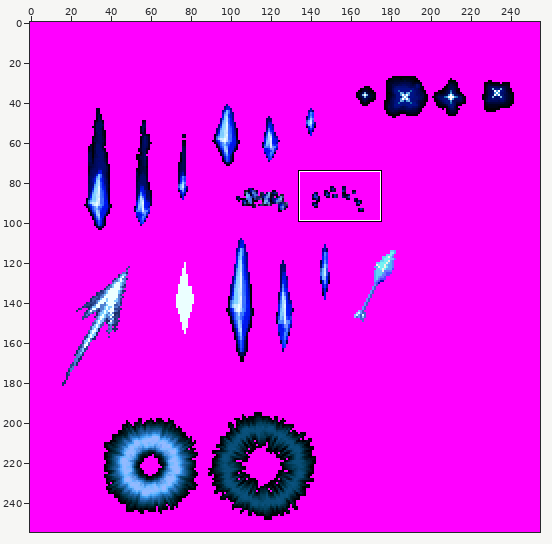
Edited in one commit: sprite sheet (Data/gfx/sprites/character/woman_s2.png). The picture above shows the old version from afar; the outline marks the close-up.
Close-up. Before the edit:
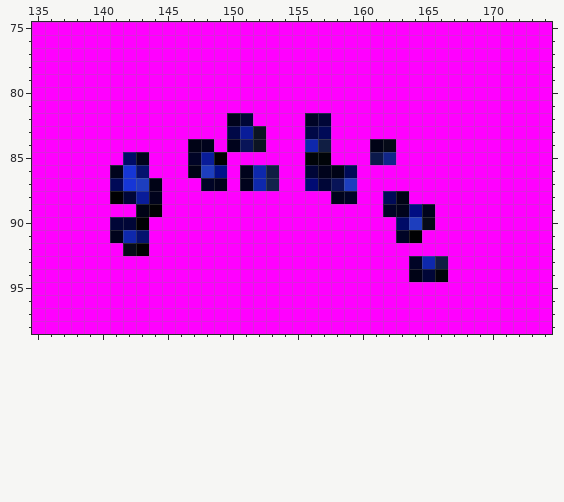
The file is 255x255 pixels. Colours within 5 levels of each other are drawn and written as one. Shown: x 135..174, y 75..98. The commit also changed other parts of the picture, which this record leaves out.
Now the later version:
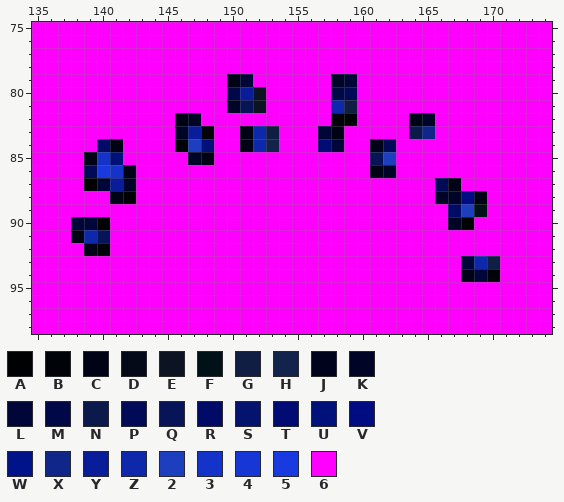
Palette (. is transparent): A #000103  B #000409  C #000316  D #050a18  E #0c1423  F #001218  G #101e43  H #12234c  J #00031c  K #000426  L #000637  M #000847  N #0b194b  P #000a57  Q #081458  R #000b67  S #03136e  T #000b73  U #001179  V #000d82  W #001388  X #112689  Y #091c99  Z #0e28ac  2 #1d3ebe  3 #1433c8  4 #1636d6  5 #183ade  6 #ff00ff
Difference:
Changed rows in their new state; - is an unchanged pixel.
first column x 138:
79 ------------CL------KL-----------
80 ------------MYE-----MP-----------
81 ------------KQE-----ZG-----------
82 --------CK--66----66BB----CK-----
83 --------KYB-6CZG--6LC-----NX-----
84 --RC----B2U-6CZH--6TL---P--------
85 -C3U66----C6------66---Q2--------
86 -P53C6---666-666--6666-CK--------
87 -ALYK66---66-666--6666------PC---
88 ---CA66-------------66--66--KKVC-
89 -----66-----------------6666-R2F-
90 LLA666-------------------666-KA--
91 CZQ666-------------------66------
92 -CB-66---------------------------
93 --------------------------666-LZG
94 --------------------------666-CLB
Where, in picture pixels (left, top, right, bottom), the same in both close-ups:
changed: (71, 74, 500, 282)
